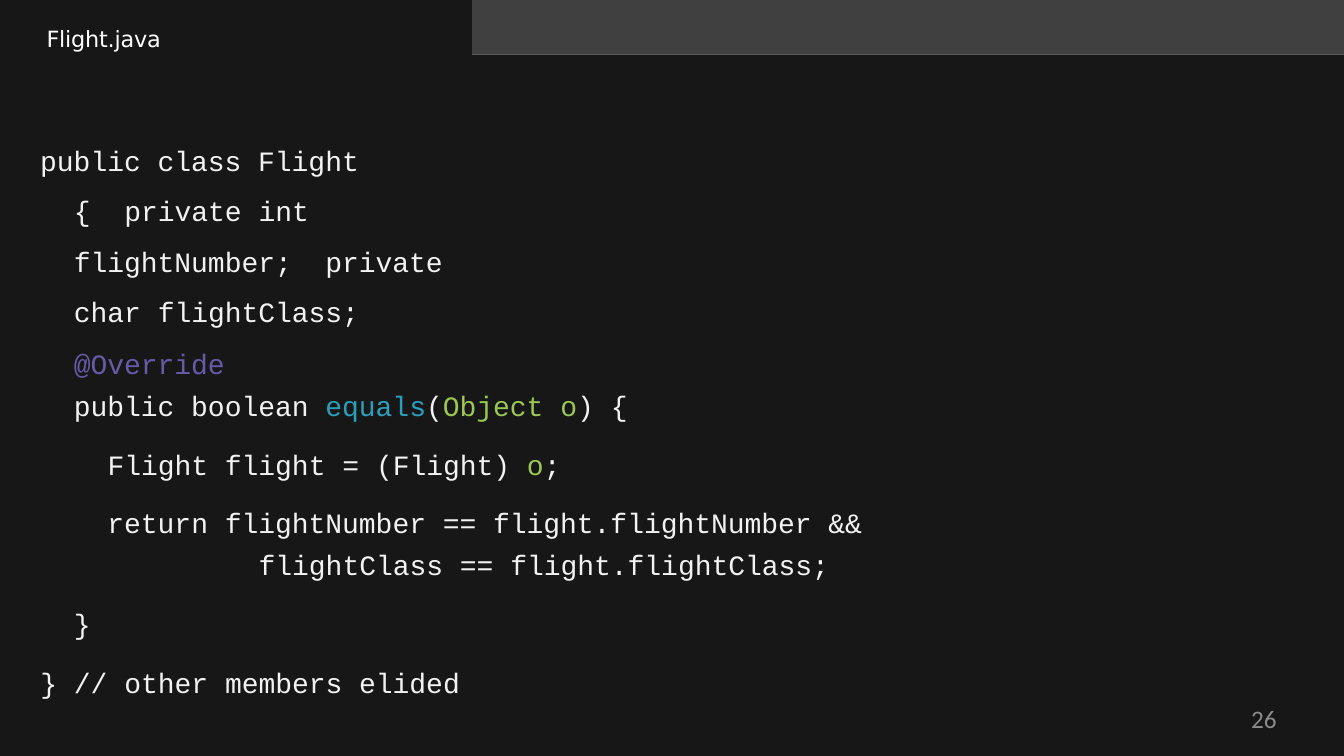
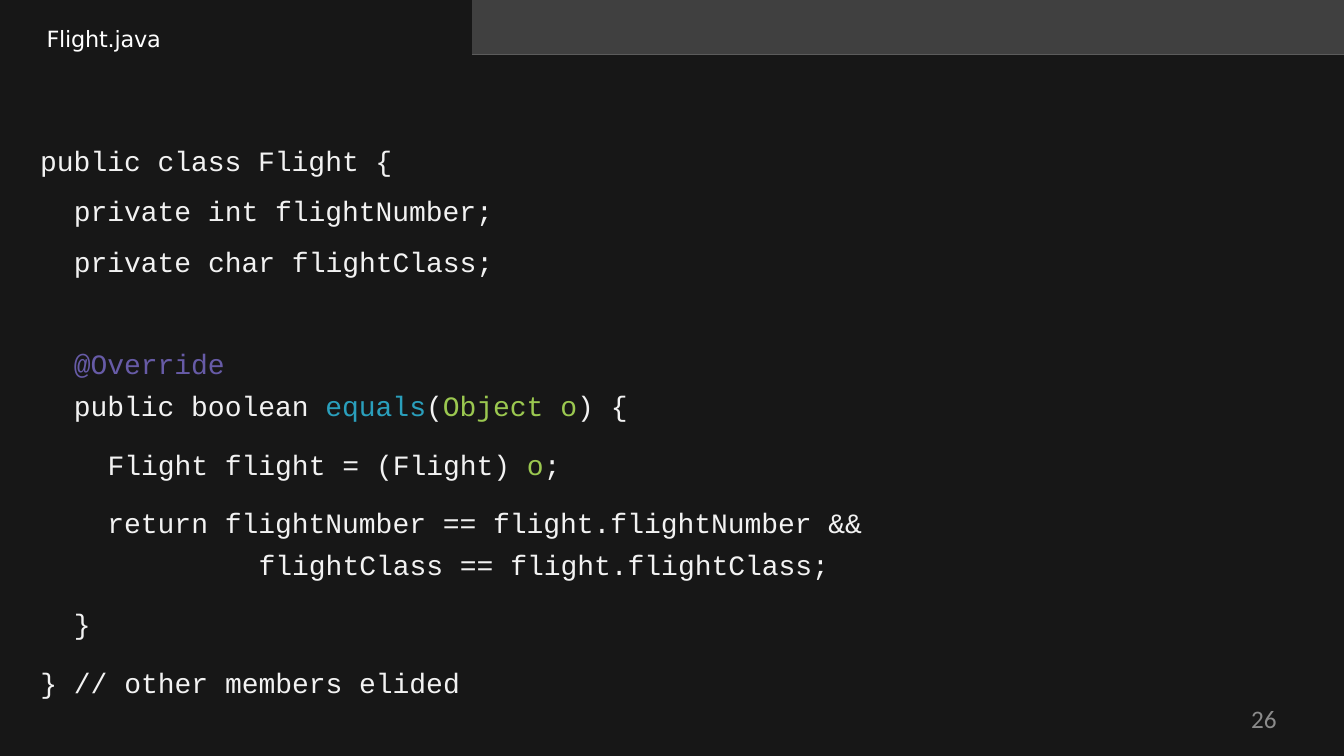
Before and after one commit to StevenJoseph19/JR-31, a slide deck: slide 26 of 1. Core Java 8/Day 4/Slides/6. Class Inheritance/class-inheritance-slides.pptx. Drawn at 1344x756 pixels with LibreOffice and Linux fonts; fonts in the diff are those of the drawing; grey boxes stand for pictures. Boxes give left, top, right and bottom in pixels: in the first picture for what was removed or moved away, otherwise in the second. Text is boxed around its words. In the diff, an @@ line names an element or a change of style, - is before the commit and + after.

```diff
--- a/1. Core Java 8/Day 4/Slides/6. Class Inheritance/class-inheritance-slides.pptx
+++ b/1. Core Java 8/Day 4/Slides/6. Class Inheritance/class-inheritance-slides.pptx
@@ title "public class Flight { private ..." rewrapped from [40, 151, 442, 328] to [40, 151, 493, 278] @@
```
Also in this commit, not shown: 1 other slide changed, 7 other files.
